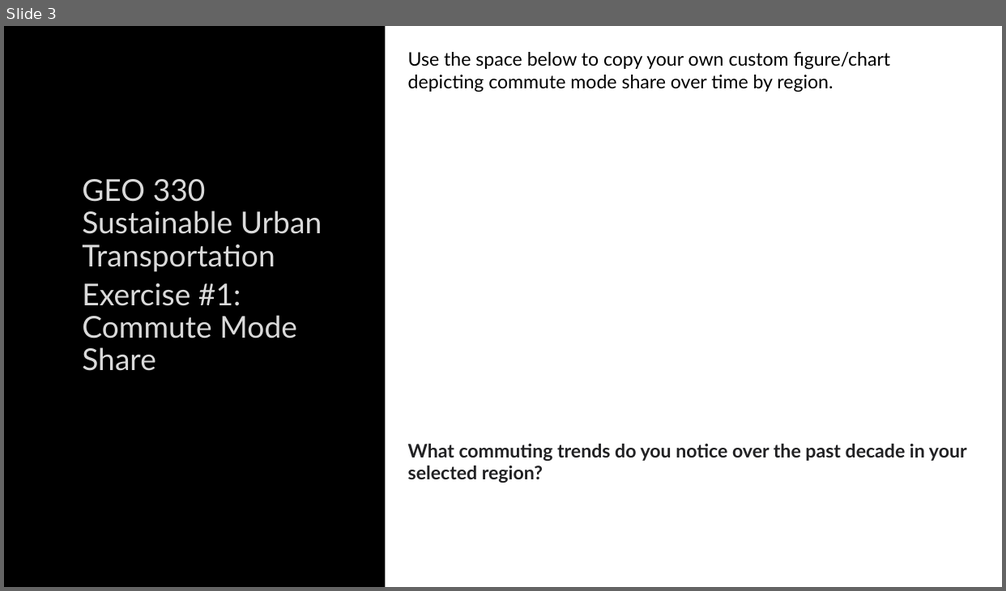
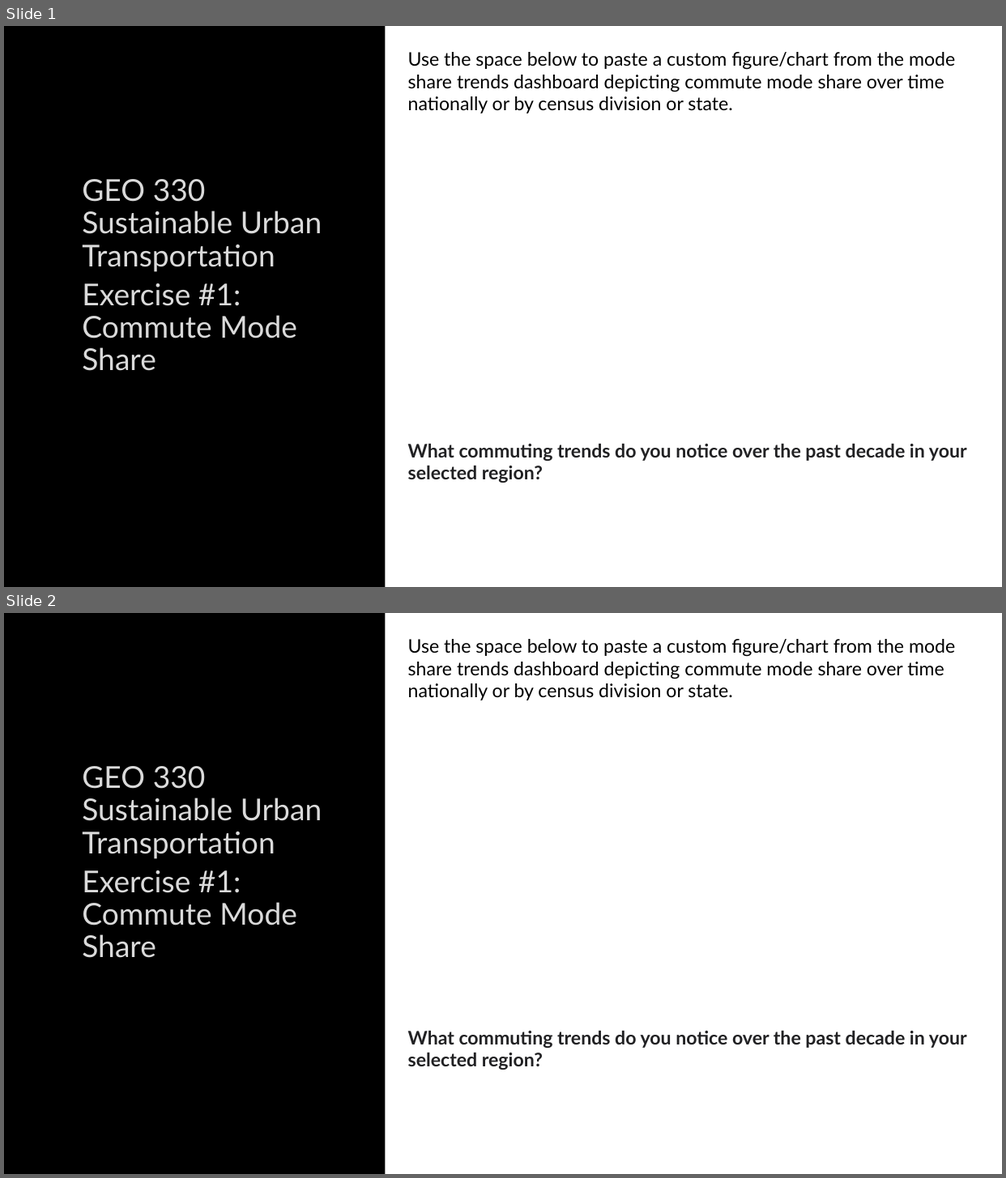
Before and after one commit to justenvirons/pedagogy, a slide deck: GEO330_2024_WinterQuarter/exercises/Exercise_01/slides/Exercise01_Template.pptx. Shown one above the other, each under a label of ours: slide 3 before the commit, slides 1 and 2 after it. The pictures are 1006x591 and 1006x1178 pixels, drawn with LibreOffice and Linux fonts; fonts in the diff are those of the drawing; background and template pictures are left out. Boxes give left, top, right and bottom in pixels: in the first picture for what was removed or moved away, otherwise in the second. Text is boxed around its words. In the diff, an @@ line names an element or a change of style, - is before the commit and + after.

Commit message:
updates to exercise #1

```diff
--- a/GEO330_2024_WinterQuarter/exercises/Exercise_01/slides/Exercise01_Template.pptx
+++ b/GEO330_2024_WinterQuarter/exercises/Exercise_01/slides/Exercise01_Template.pptx
@@ slide 2 added at box(4, 613, 1002, 1174), background picture (left out) @@
@@ rectangle added at box(385, 613, 1002, 1174), fill #FFFFFF @@
@@ text added at box(408, 639, 955, 700), 18 pt, text #000000 @@
+Use the space below to paste a custom figure/chart from the mode share trends dashboard depicting commute mode share over time nationally or by census division or state.
@@ text added at box(82, 766, 322, 958), 29 pt, text #DADADA @@
+GEO 330 Sustainable Urban Transportation
+Exercise #1: Commute Mode Share
@@ text added at box(408, 1031, 967, 1070), 18 pt, text #212123, bold @@
+What commuting trends do you notice over the past decade in your selected region?
@@ what was slide 3 is now slide 1 @@
@@ slide 1 changed as well @@
@@ text at box(408, 52, 955, 113): text changed @@
-Use the space below to copy your own custom figure/chart depicting commute mode share over time by region.
+Use the space below to paste a custom figure/chart from the mode share trends dashboard depicting commute mode share over time nationally or by census division or state.
```
Also in this commit, not shown: 5 other slides changed, 1 other slide added, 2 slides removed, 3 other files.
